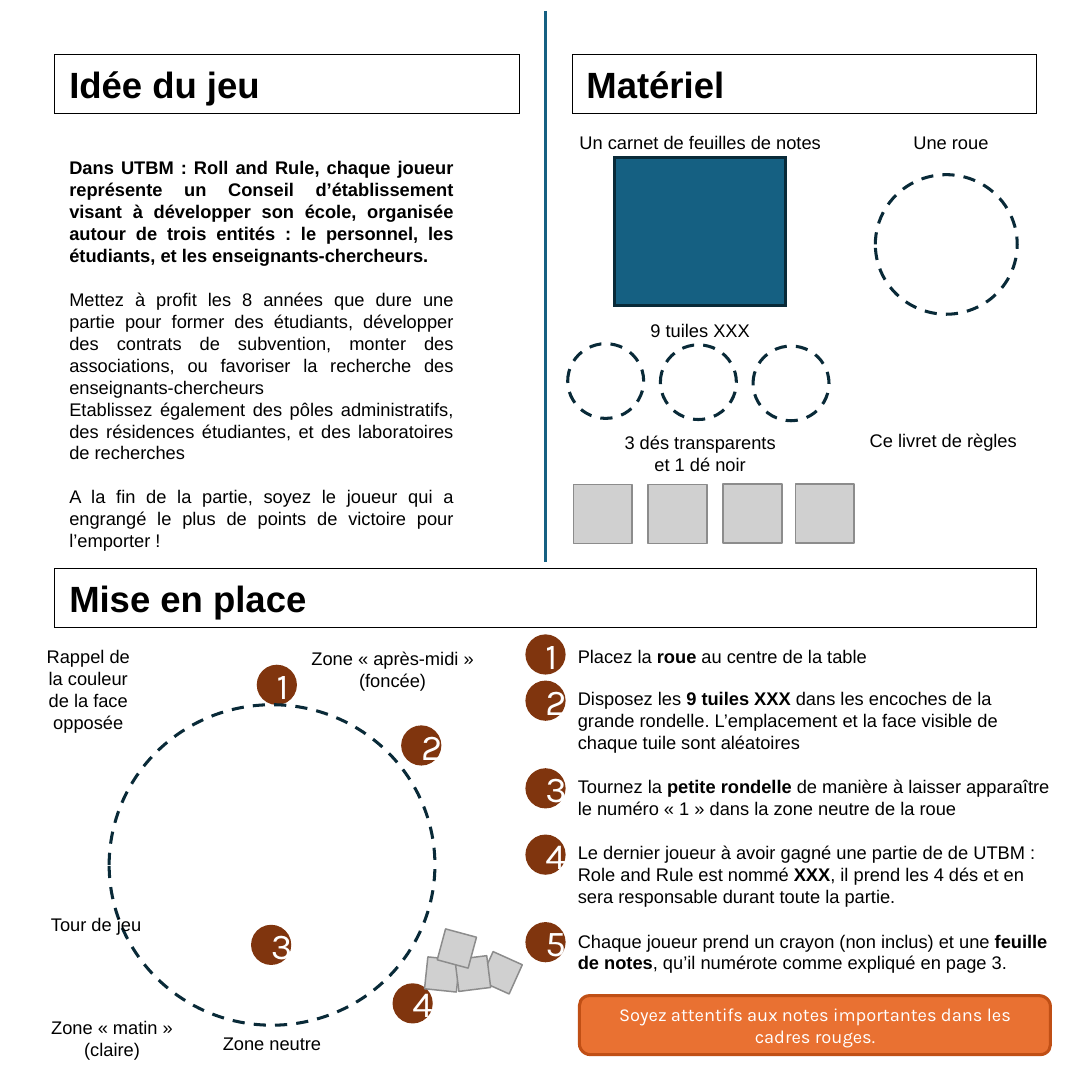
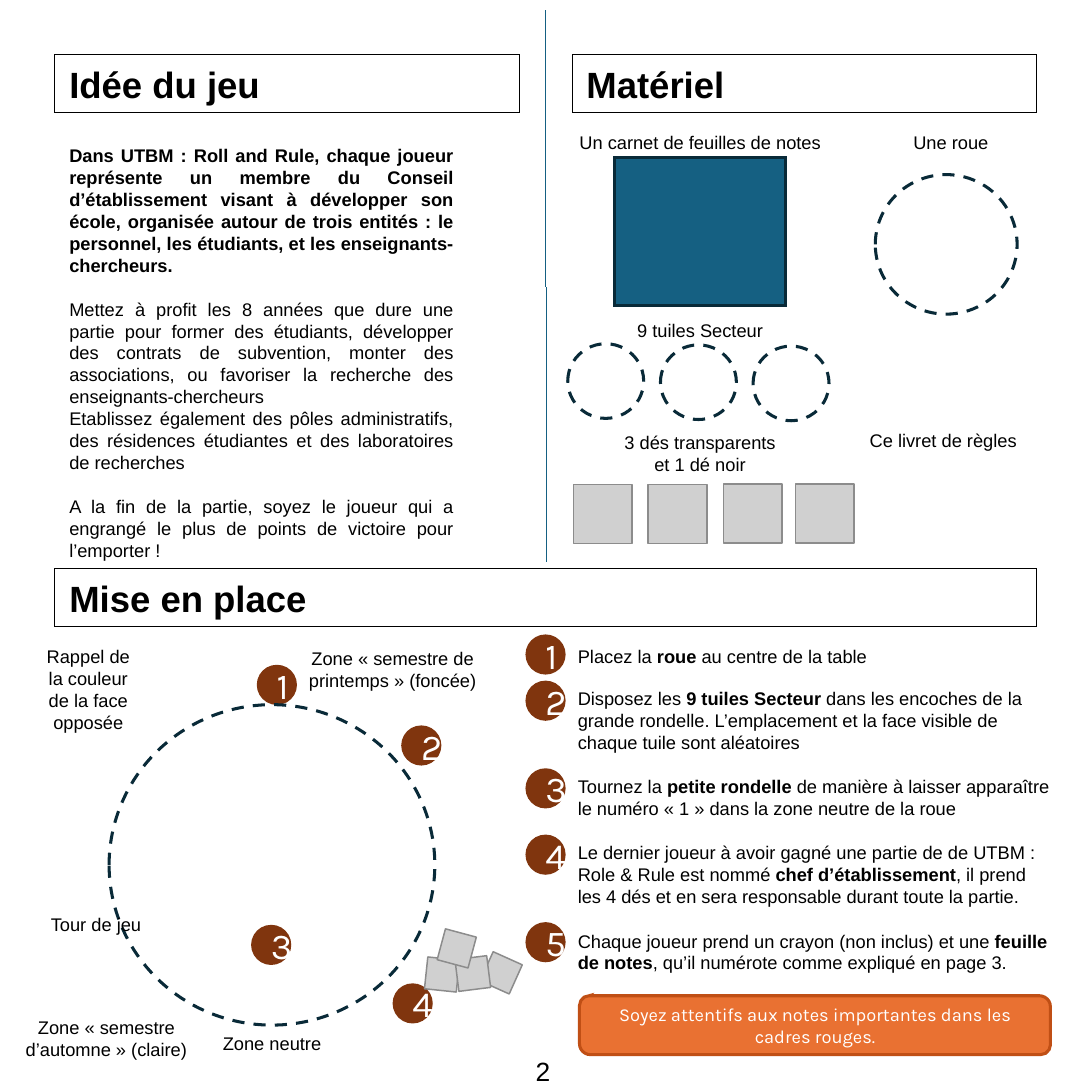
Before and after one commit to SimonMenicot/ProjetAP4B, a slide deck: slide 2 of Règles/UTBM - Roll and Rule.pptx. Drawn at 1092x1092 pixels with LibreOffice and Linux fonts; fonts in the diff are those of the drawing; grey boxes stand for pictures; background and template pictures are left out. Boxes give left, top, right and bottom in pixels: in the first picture for what was removed or moved away, otherwise in the second. Text is boxed around its words. In the diff, an @@ line names an element or a change of style, - is before the commit and + after.

```diff
--- a/Règles/UTBM - Roll and Rule.pptx
+++ b/Règles/UTBM - Roll and Rule.pptx
@@ line (546, 12) - (546, 562): stroke #156082 1.5 pt to #156082 0.75 pt @@
@@ text "Dans UTBM : Roll and ...": place and size @@
-text "Dans UTBM : Roll and ..." at [69,160,454,551]
+text "Dans UTBM : Roll and ..." at [69,148,454,561]
@@ text at [69,148,454,272]: text changed @@
-Dans UTBM : Roll and Rule, chaque joueur représente un Conseil d’établissement visant à développer son école, organisée autour de trois entités : le personnel, les étudiants, et les enseignants-chercheurs.
+Dans UTBM : Roll and Rule, chaque joueur représente un membre du Conseil d’établissement visant à développer son école, organisée autour de trois entités : le personnel, les étudiants, et les enseignants-chercheurs.
@@ text at [637,323,763,337]: text changed @@
-9 tuiles XXX
+9 tuiles Secteur
@@ text at [69,411,454,469]: text changed @@
-Etablissez également des pôles administratifs, des résidences étudiantes, et des laboratoires de recherches
+Etablissez également des pôles administratifs, des résidences étudiantes et des laboratoires de recherches
@@ text at [309,651,476,691]: text changed @@
-Zone « après-midi » (foncée)
+Zone « semestre de printemps » (foncée)
@@ ellipse at [109,705,435,1026]: outline #092A39 1.5 pt dashed to #092A38 1.5 pt dashed @@
@@ text at [578,691,1022,753]: text changed @@
-Disposez les 9 tuiles XXX dans les encoches de la grande rondelle. L’emplacement et la face visible de chaque tuile sont aléatoires
+Disposez les 9 tuiles Secteur dans les encoches de la grande rondelle. L’emplacement et la face visible de chaque tuile sont aléatoires
@@ text at [578,845,1026,907]: text changed @@
-Le dernier joueur à avoir gagné une partie de de UTBM : Role and Rule est nommé XXX, il prend les 4 dés et en sera responsable durant toute la partie.
+Le dernier joueur à avoir gagné une partie de de UTBM : Role & Rule est nommé chef d’établissement, il prend les 4 dés et en sera responsable durant toute la partie.
@@ text at [26,1021,187,1060]: text changed @@
-Zone « matin » (claire)
+Zone « semestre d’automne » (claire)
@@ text added at [536,1062,551,1081], 13 pt, text #000000 @@
+2
```
Also in this commit, not shown: 9 other slides changed, 1 slide added, 1 slide removed.
